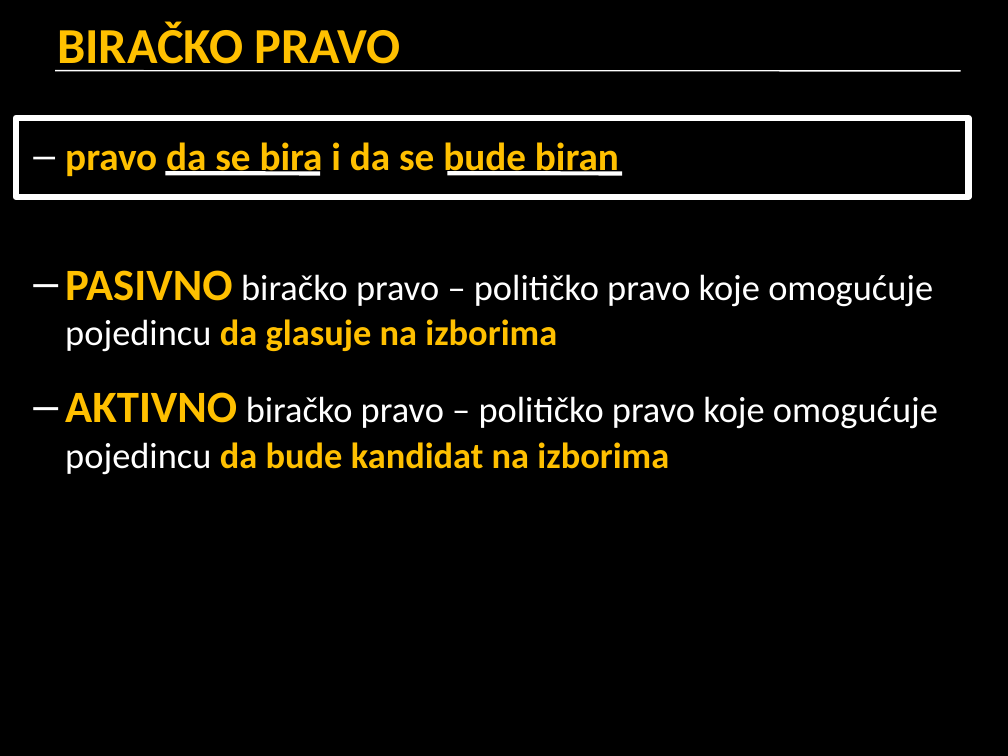
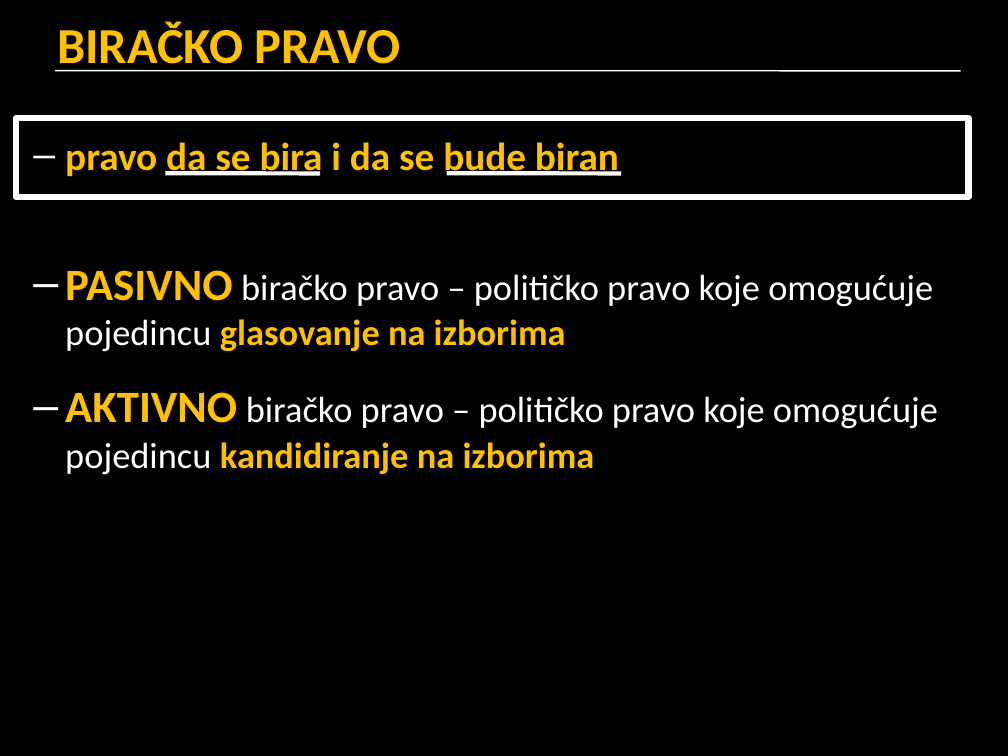
Before and after one commit to srednja-skola/politika, a slide deck: slide 3 of data/pptx/005_izbori.pptx. Drawn at 1008x756 pixels with LibreOffice and Linux fonts; fonts in the diff are those of the drawing. Boxes give left, top, right and bottom in pixels: in the first picture for what was removed or moved away, otherwise in the second. Text is boxed around its words. In the diff, an @@ line names an element or a change of style, - is before the commit and + after.

```diff
--- a/data/pptx/005_izbori.pptx
+++ b/data/pptx/005_izbori.pptx
@@ text at (65, 270, 938, 475): text changed @@
-– PASIVNO biračko pravo – političko pravo koje omogućuje pojedincu da glasuje na izborima
-– AKTIVNO biračko pravo – političko pravo koje omogućuje pojedincu da bude kandidat na izborima
+– PASIVNO biračko pravo – političko pravo koje omogućuje pojedincu glasovanje na izborima
+– AKTIVNO biračko pravo – političko pravo koje omogućuje pojedincu kandidiranje na izborima
```
Also in this commit, not shown: 30 other slides changed, 1 slide added.
